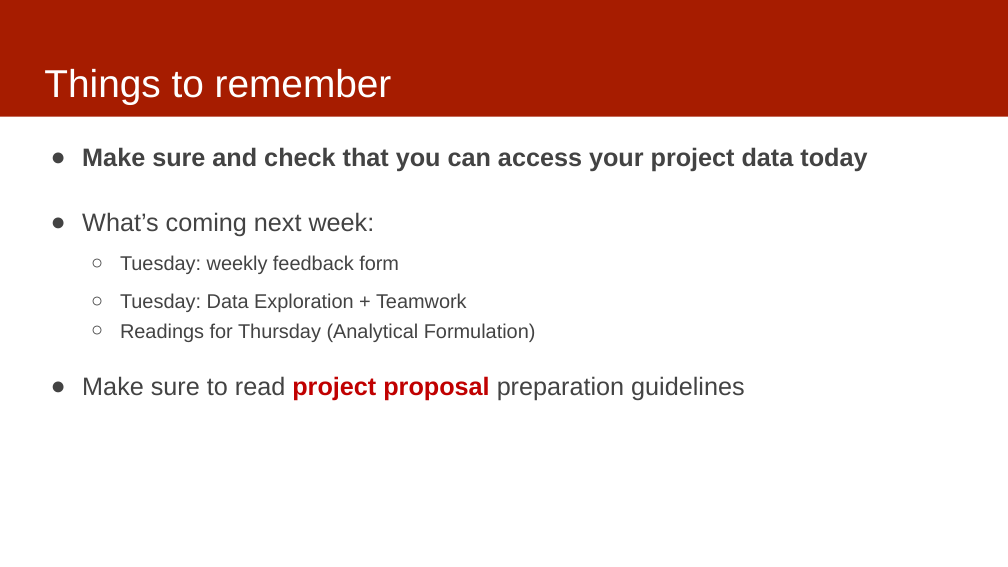
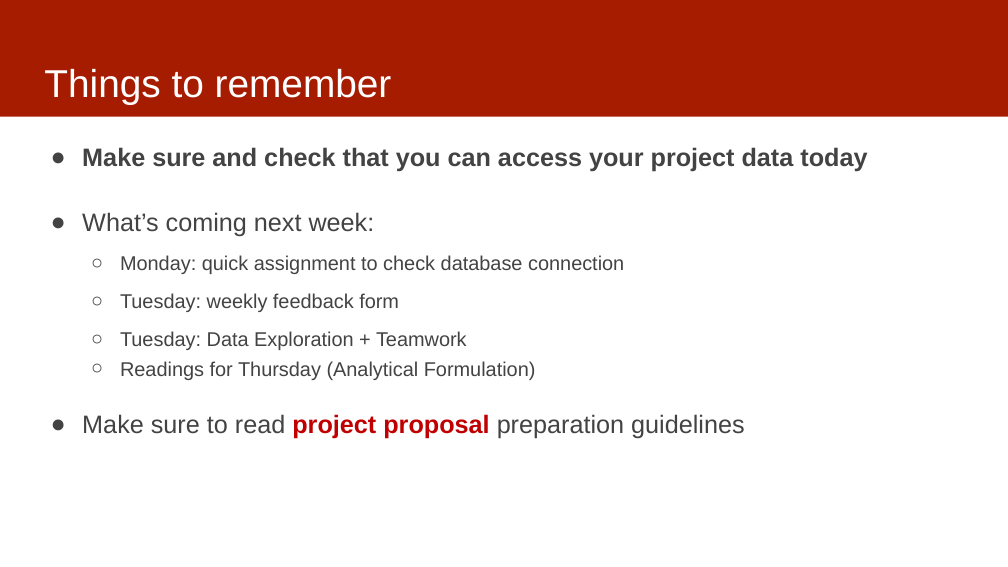
Before and after one commit to dssg/mlforpublicpolicylab, a slide deck: slide 2 of 02 - Case Studies and Acquiring Data/data.pptx. Drawn at 1008x567 pixels with LibreOffice and Linux fonts; fonts in the diff are those of the drawing. Boxes give left, top, right and bottom in pixels: in the first picture for what was removed or moved away, otherwise in the second. Text is boxed around its words. In the diff, an @@ line names an element or a change of style, - is before the commit and + after.

Commit message:
add db check assignment to data slides

```diff
--- a/02 - Case Studies and Acquiring Data/data.pptx
+++ b/02 - Case Studies and Acquiring Data/data.pptx
@@ text at [120, 255, 624, 274]: paragraph added @@
+  ○ Monday: quick assignment to check database connection
```
Also in this commit, not shown: 1 other slide changed.
